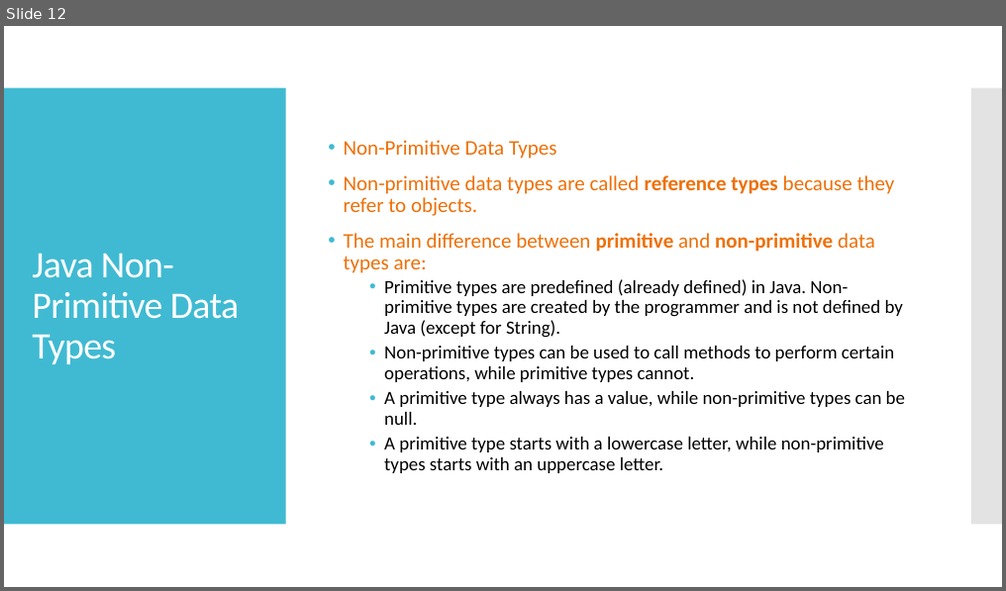
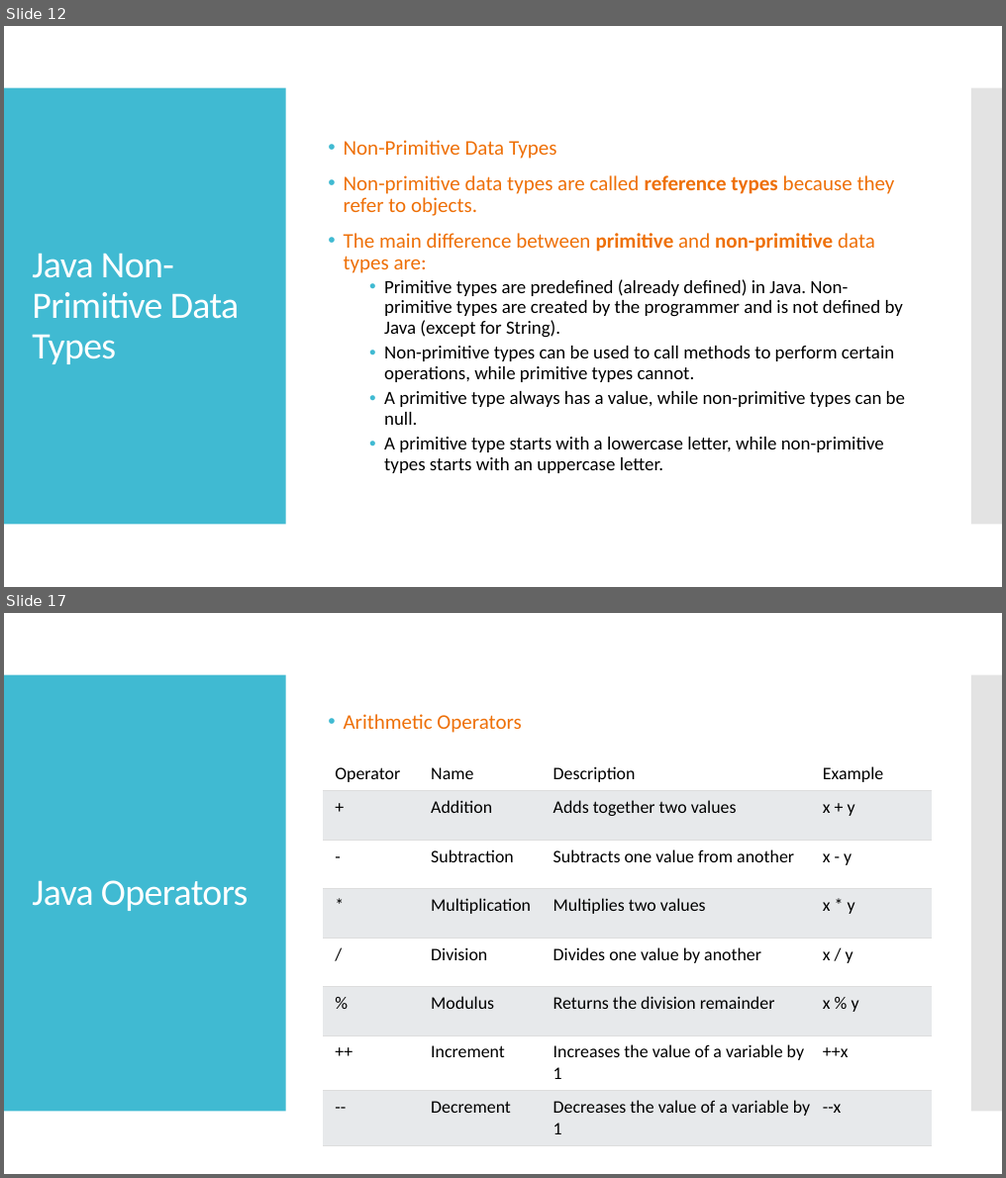
Before and after one commit to huutriGh/mnl_java, a slide deck: Java_day_2.pptx. Shown one above the other, each under a label of ours: slide 12 before the commit, slides 12 and 17 after it; the slides between them are not shown. The pictures are 1006x591 and 1006x1178 pixels, drawn with LibreOffice and Linux fonts; fonts in the diff are those of the drawing. Boxes give left, top, right and bottom in pixels: in the first picture for what was removed or moved away, otherwise in the second. Text is boxed around its words. In the diff, an @@ line names an element or a change of style, - is before the commit and + after.

Commit message:
update java_day2

```diff
--- a/Java_day_2.pptx
+++ b/Java_day_2.pptx
@@ slide 17 added at (4,613,1002,1174), background #FFFFFF; not listed: 2 template elements that a slide beside it also shows @@
@@ text added at (344,714,521,733), 20 pt, text #EE7008 @@
+• Arithmetic Operators
@@ table added at (323,758,932,1145), 8 rows, 4 columns @@
+Operator | Name | Description | Example
++ | Addition | Adds together two values | x + y
+- | Subtraction | Subtracts one value from another | x - y
+* | Multiplication | Multiplies two values | x * y
+/ | Division | Divides one value by another | x / y
+% | Modulus | Returns the division remainder | x % y
+++ | Increment | Increases the value of a variable by 1 | ++x
+-- | Decrement | Decreases the value of a variable by 1 | --x
@@ title added at (32,880,248,911), 36 pt, text #FFFFFF @@
+Java Operators
```
Also in this commit, not shown: 7 other slides added.
